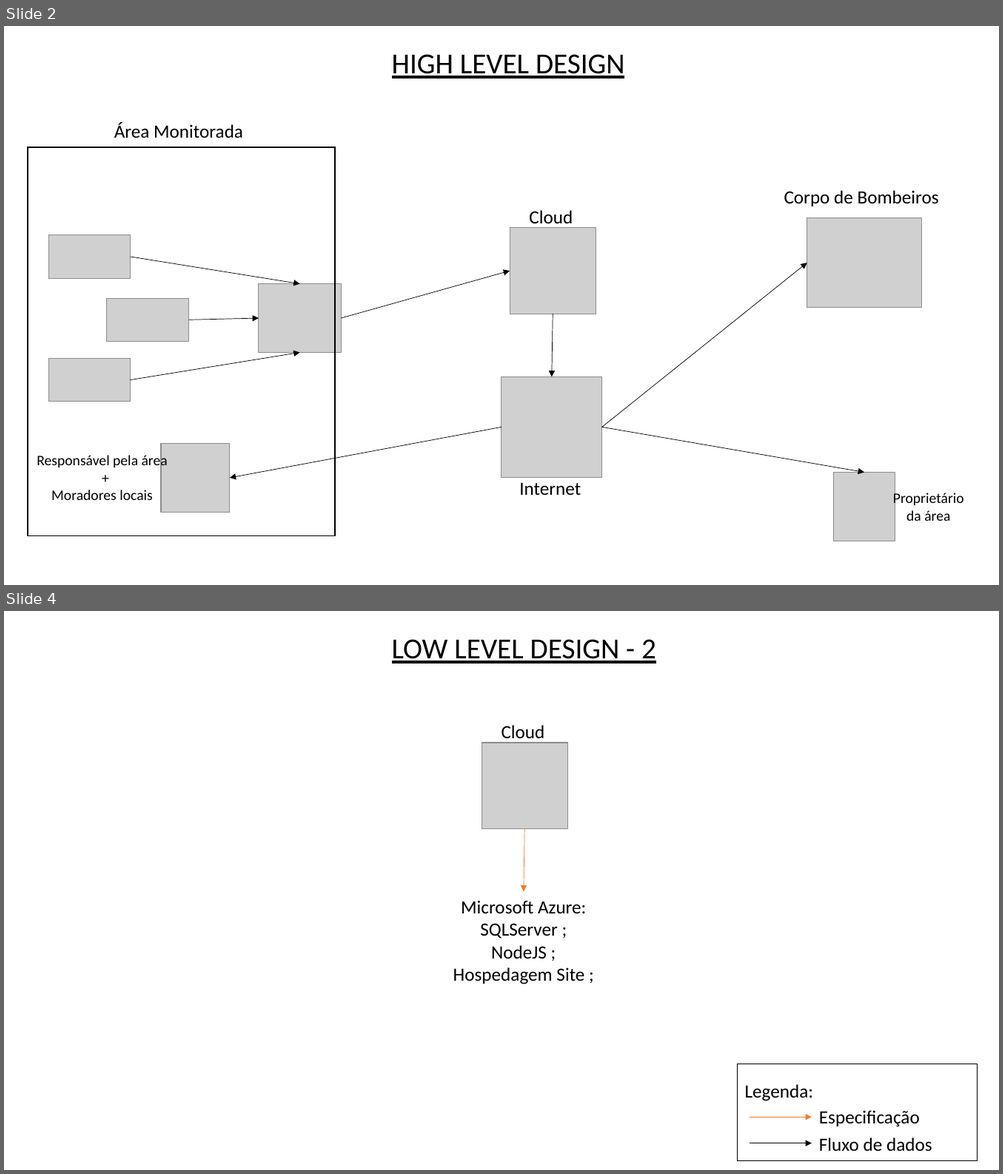
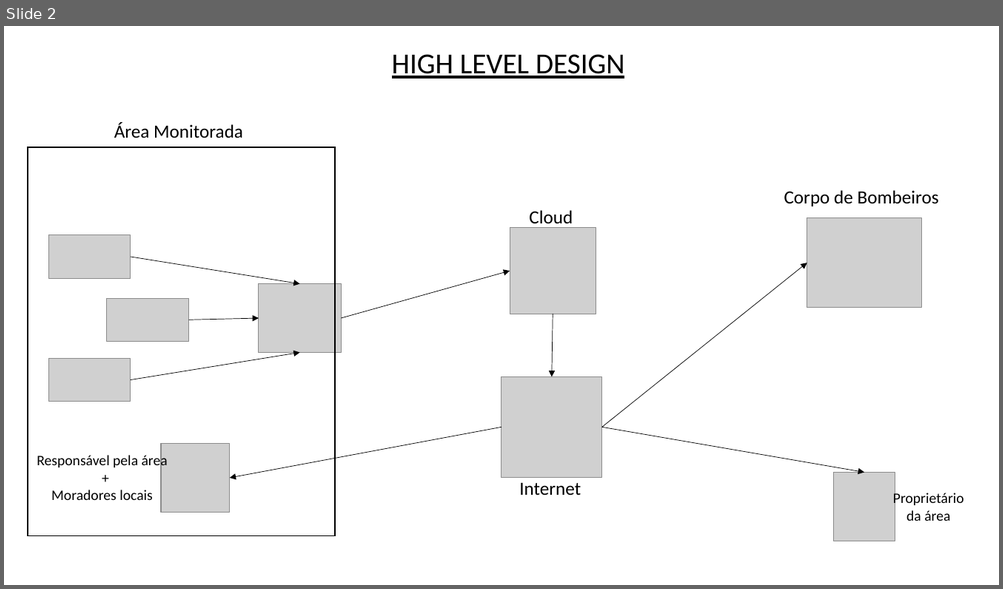
Before and after one commit to BandTec/sdpiar, a slide deck: documentacao/Tecnologia da Informação/Lúdico.HLD.LLD.pptx. Shown one above the other, each under a label of ours: slides 2 and 4 before the commit, slide 2 after it; the slides between them are not shown. The pictures are 1003x1174 and 1003x589 pixels, drawn with LibreOffice and Linux fonts; fonts in the diff are those of the drawing; grey boxes stand for pictures. Boxes give left, top, right and bottom in pixels: in the first picture for what was removed or moved away, otherwise in the second. Text is boxed around its words. In the diff, an @@ line names an element or a change of style, - is before the commit and + after.

```diff
--- a/documentacao/Tecnologia da Informação/Lúdico.HLD.LLD.pptx
+++ b/documentacao/Tecnologia da Informação/Lúdico.HLD.LLD.pptx
@@ slide 4 removed at box(4, 611, 999, 1170), background #FFFFFF @@
@@ text removed at box(392, 639, 656, 664) @@
-LOW LEVEL DESIGN - 2
@@ picture removed at box(481, 743, 567, 829) @@
@@ text removed at box(501, 725, 545, 743) @@
-Cloud
@@ arrow removed from (525, 829) to (523, 892) @@
@@ text removed at box(453, 900, 586, 985) @@
-Microsoft Azure:
-SQLServer ;
-NodeJS ;
-Hospedagem Site ;
@@ rectangle removed at box(737, 1065, 978, 1162) @@
@@ text removed at box(745, 1085, 814, 1102) @@
-Legenda:
@@ arrow removed from (749, 1118) to (811, 1118) @@
@@ text removed at box(819, 1111, 919, 1128) @@
-Especificação
@@ text removed at box(819, 1138, 932, 1152) @@
-Fluxo de dados
@@ arrow removed from (749, 1144) to (811, 1144) @@
```
Also in this commit, not shown: 3 slides changed, 1 other slide removed, 3 other files.
